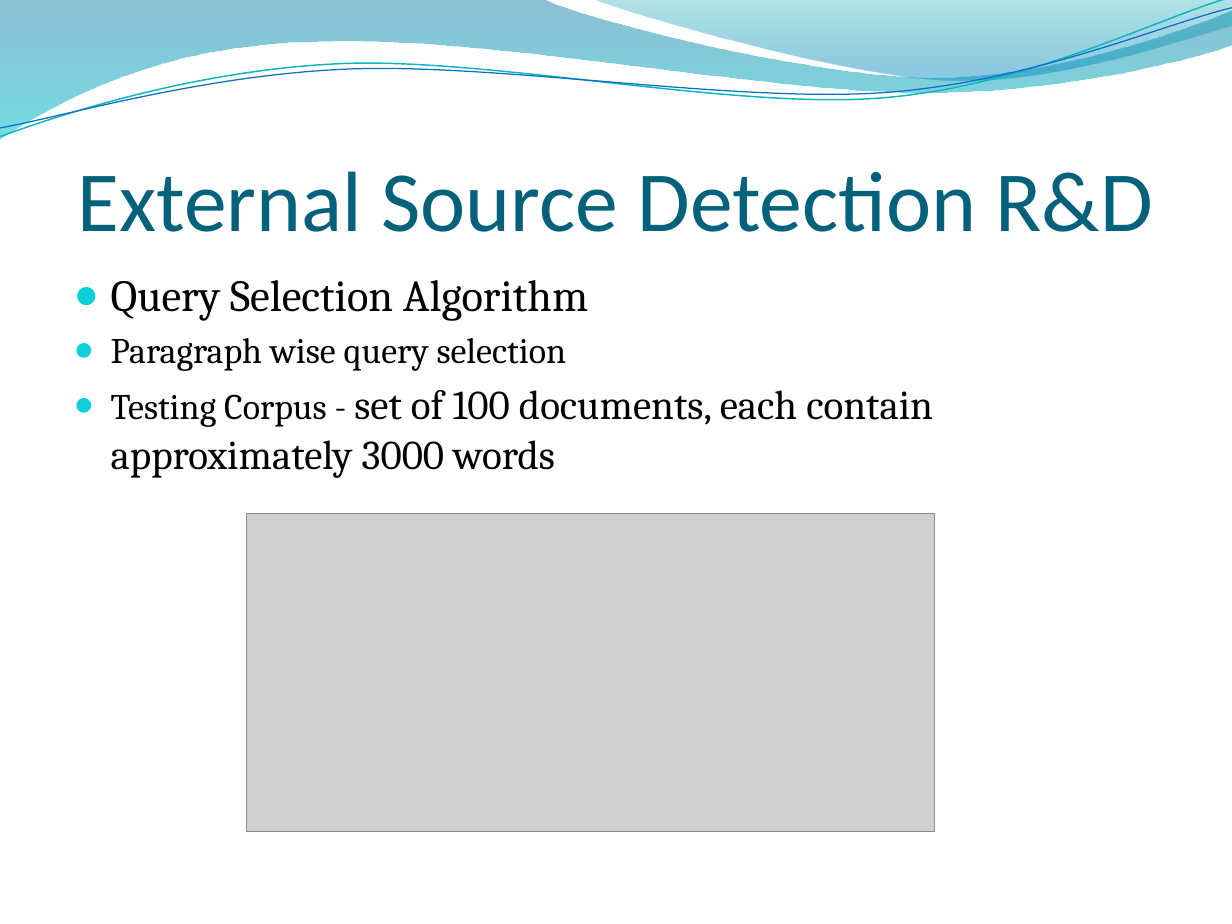
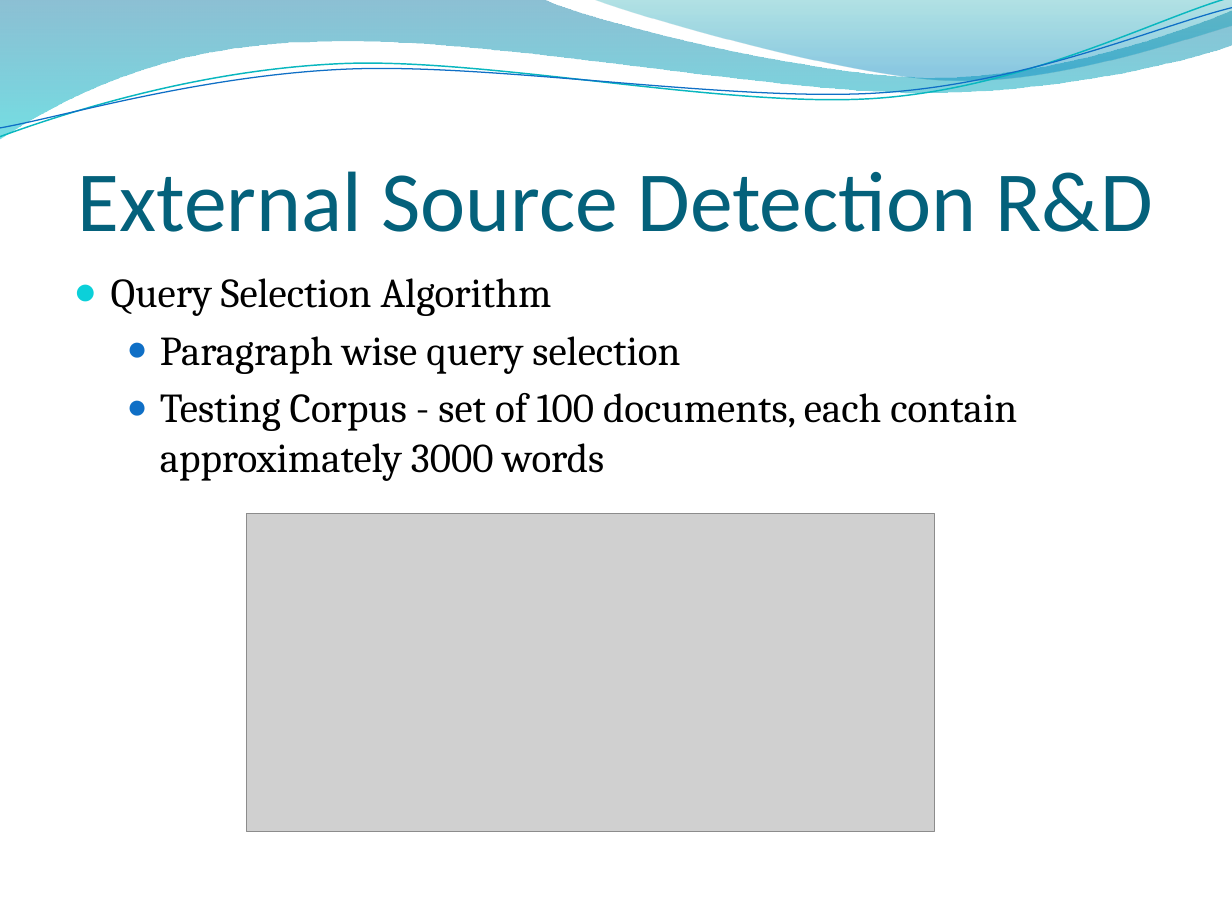
Before and after one commit to RizwanSaeedi/project-plagiabust, a slide deck: slide 20 of project docs/Final Presentation.pptx (slide 19 before the commit). Drawn at 1232x924 pixels with LibreOffice and Linux fonts; fonts in the diff are those of the drawing; grey boxes stand for pictures; background and template pictures are left out. Boxes give left, top, right and bottom in pixels: in the first picture for what was removed or moved away, otherwise in the second. Text is boxed around its words. In the diff, an @@ line names an element or a change of style, - is before the commit and + after.

```diff
--- a/project docs/Final Presentation.pptx
+++ b/project docs/Final Presentation.pptx
@@ text "Query Selection Algorithm" at [111, 278, 1017, 481]: size 26 to 24 pt in "Query Selection Algorithm"; size 21 to 24 pt in "Paragraph wise query selection", "Testing Corpus -"; list level 1 to 2 in "Paragraph wise query selection"; bullet colour #0BD0D9 to #0F6FC6; list level 1 to 2 in "Testing Corpus - set of ..." @@
```
Also in this commit, not shown: 6 other slides changed, 1 slide added.
